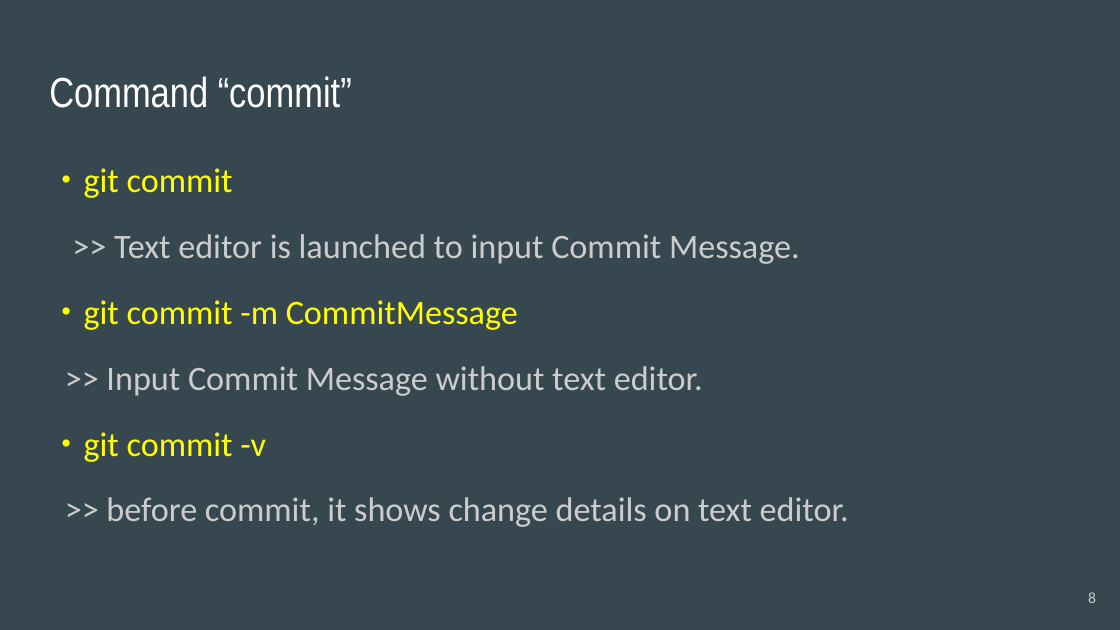
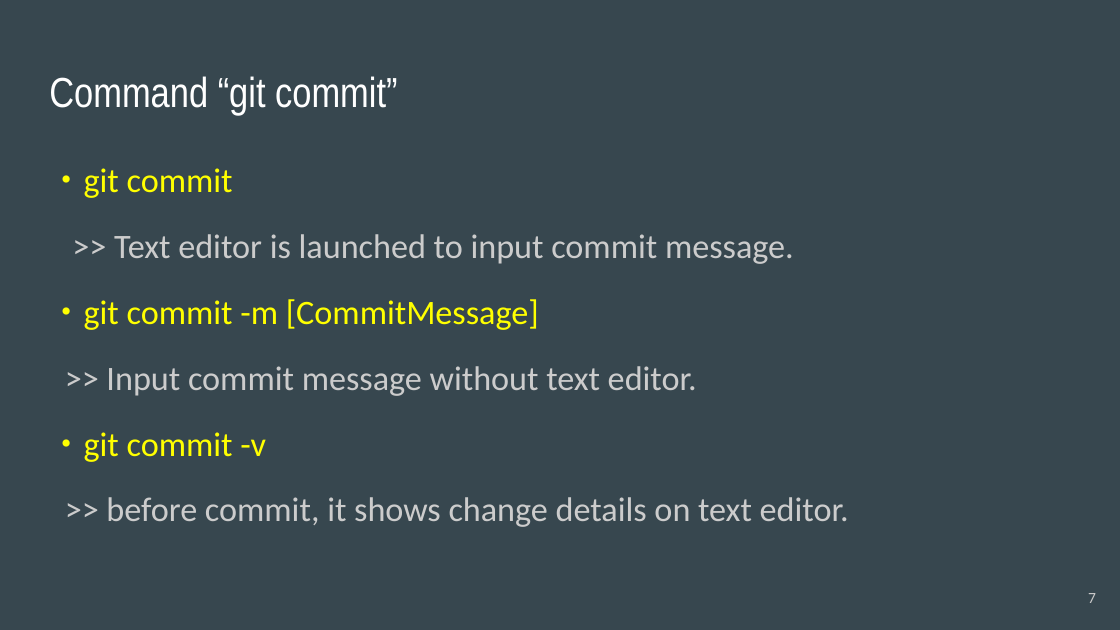
Before and after one commit to acchi17/StudyGit, a slide deck: slide 7 of GitStudySession.pptx (slide 8 before the commit). Drawn at 1120x630 pixels with LibreOffice and Linux fonts; fonts in the diff are those of the drawing. Boxes give left, top, right and bottom in pixels: in the first picture for what was removed or moved away, otherwise in the second. Text is boxed around its words. In the diff, an @@ line names an element or a change of style, - is before the commit and + after.

```diff
--- a/GitStudySession.pptx
+++ b/GitStudySession.pptx
@@ title at (49, 76, 397, 116): text changed @@
-Command “commit”
+Command “git commit”
@@ text at (49, 234, 794, 396): text changed @@
->> Text editor is launched to input Commit Message.
-・git commit -m CommitMessage
->> Input Commit Message without text editor.
+>> Text editor is launched to input commit message.
+・git commit -m [CommitMessage]
+>> Input commit message without text editor.
@@ page number at (1088, 593, 1096, 603): text changed @@
-8
+7
```
Also in this commit, not shown: 10 other slides changed, 6 slides added.
